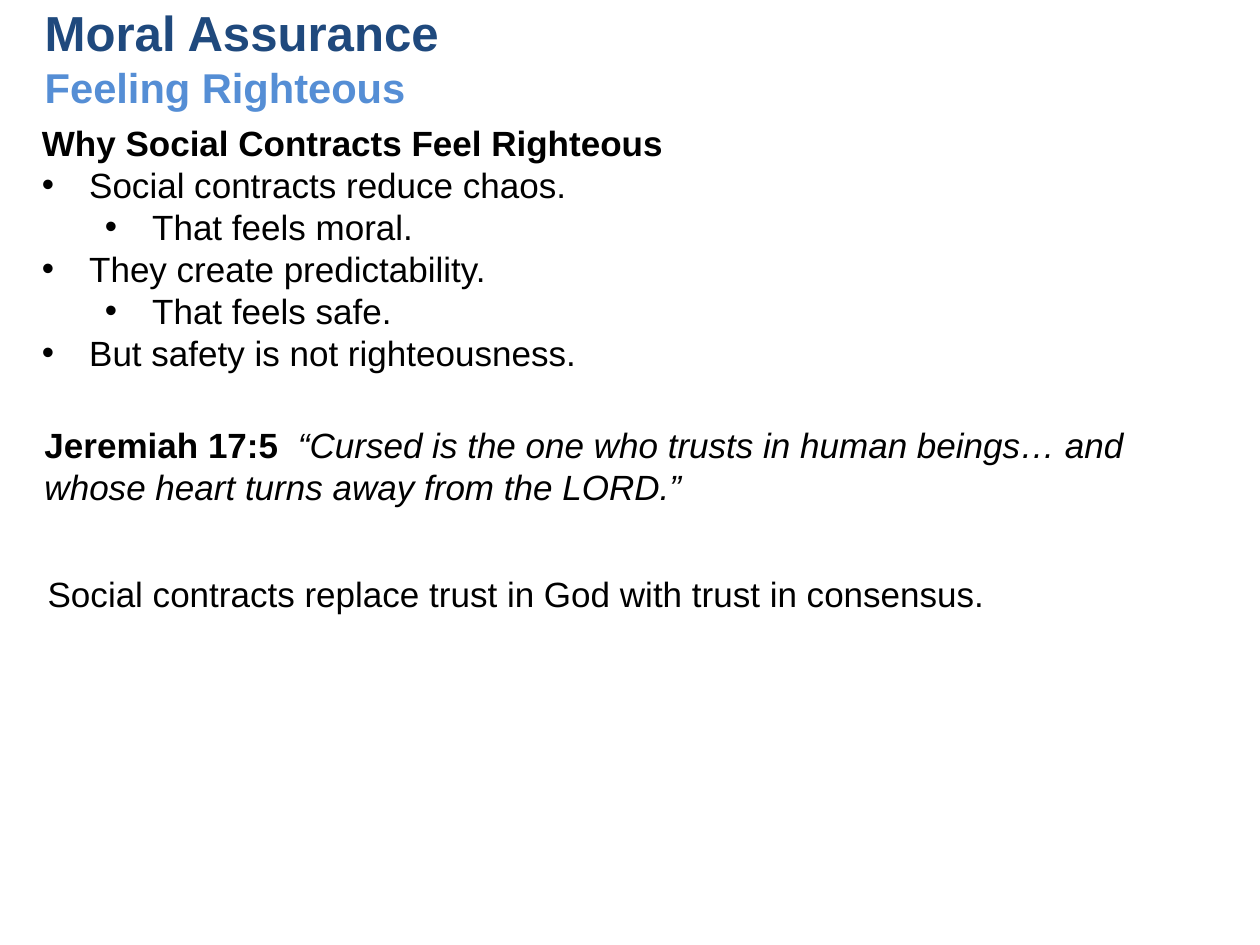
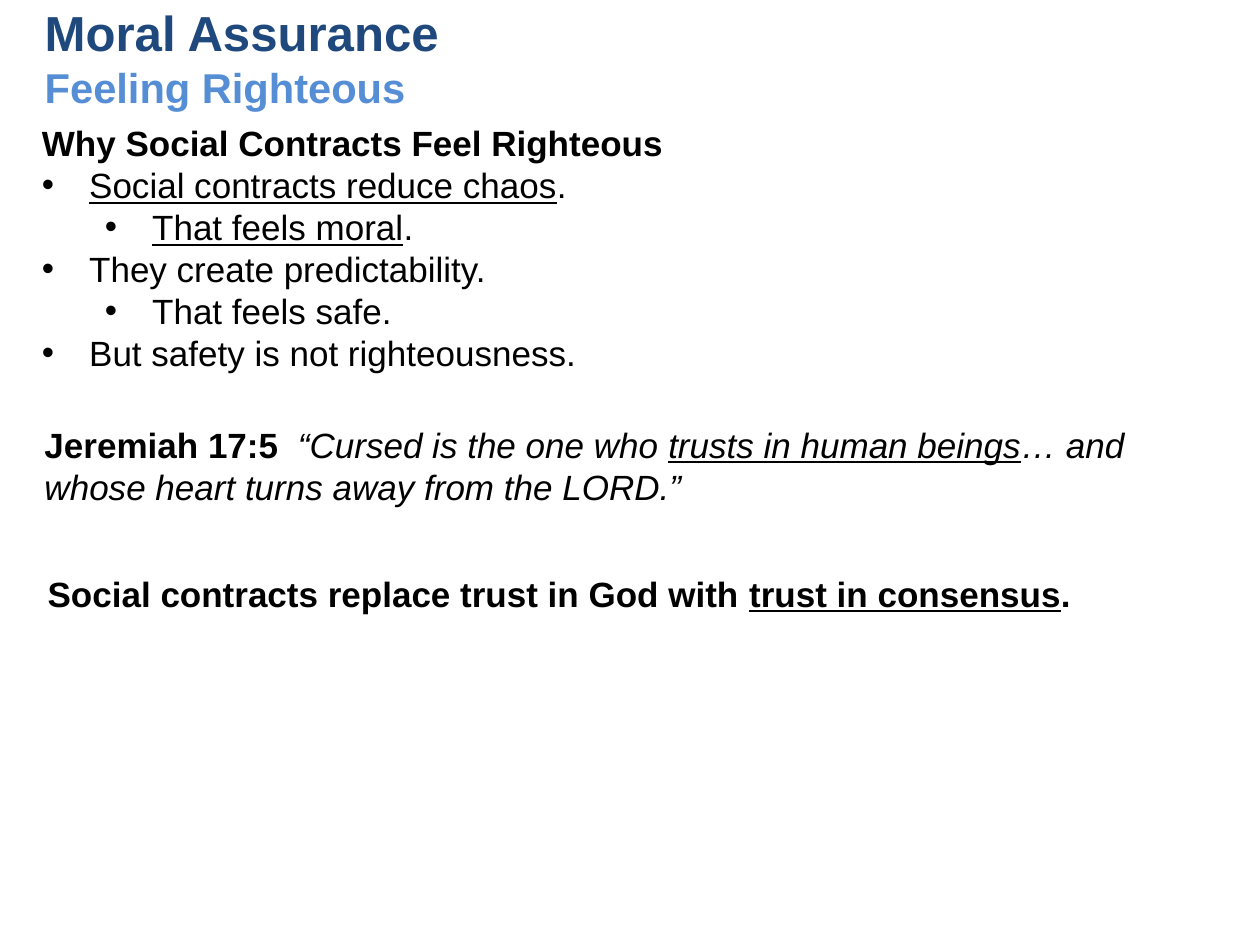
Before and after one commit to UsefulEngines/EvangelismPublic, a slide deck: slide 8 of 2026-Q1/Righteousness1/2026-01-04-Righteous-1.pptx. Drawn at 1260x945 pixels with LibreOffice and Linux fonts; fonts in the diff are those of the drawing. Boxes give left, top, right and bottom in pixels: in the first picture for what was removed or moved away, otherwise in the second. Text is boxed around its words. In the diff, an @@ line names an element or a change of style, - is before the commit and + after.

```diff
--- a/2026-Q1/Righteousness1/2026-01-04-Righteous-1.pptx
+++ b/2026-Q1/Righteousness1/2026-01-04-Righteous-1.pptx
@@ text at [89,172,567,246]: underline on in "Social contracts reduce chaos.", "That feels moral." @@
@@ text "Jeremiah 17:5 “Cursed is the ..." at [44,432,1124,507]: underline on in "trusts in human beings…" @@
@@ text "Social contracts replace trust in ..." at [48,581,1071,614]: bold on; underline on in "trust in consensus." @@
```
Also in this commit, not shown: 6 other slides changed, 2 slides added, 9 slides removed, 4 other files.
